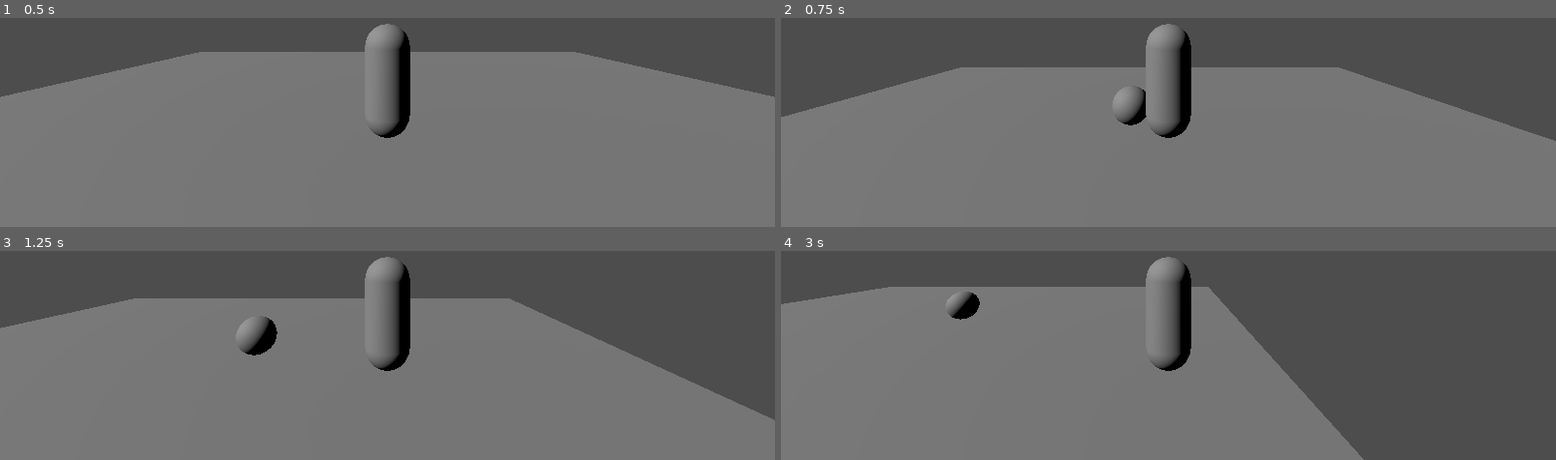
Above: before the commit, frames 1-4 (two rows, left to right).
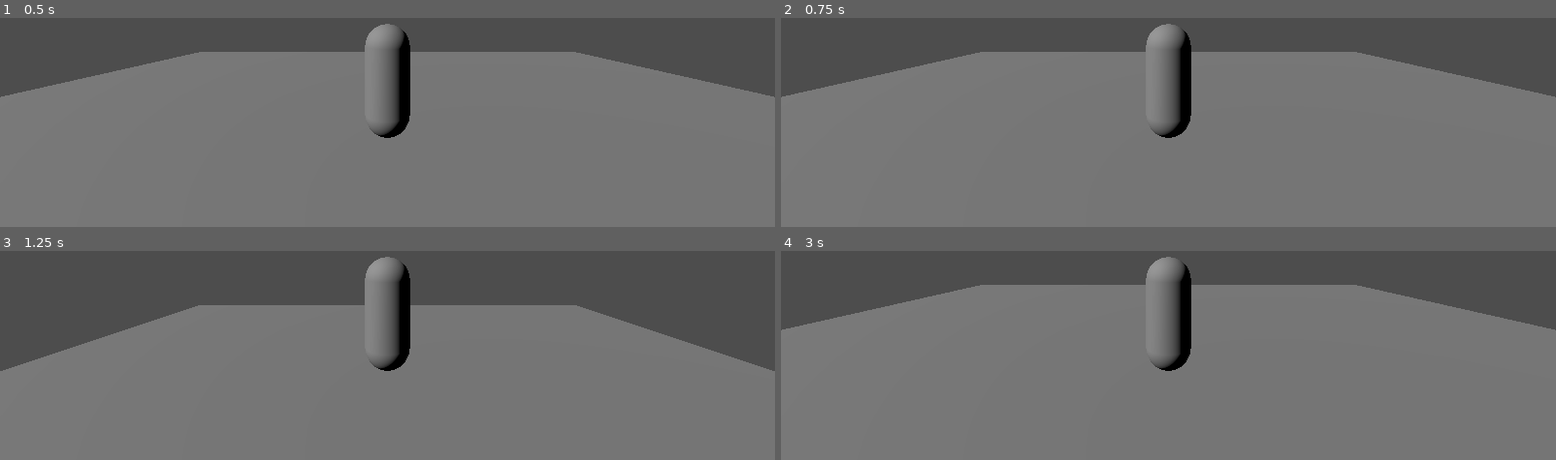
Above: after the commit, the same moments.

Repository: Smijj/3D-Hack-n-Slash
Game: Godot game, scene res://DSmyth/Scenes/Levels/main.tscn
Same seed, same stepped clock (60 frames per second), same inputs: the game is played once before the commit and once after it.
Inputs (mouse positions are in pixels of both pictures, inside the frame that each line leads up to):
- Up to frame 1 (0.5 s): no input
- Up to frame 2 (0.75 s): tap Enter (ui_accept) at 0.5, 0.6 s; move the mouse to (outside the picture) at 0.52 s; press the mouse at (outside the picture) at 0.53 s; hold Right (ui_right) from 0.53 s (still down)
- Up to frame 3 (1.25 s): keep holding Right (ui_right); tap Space (Jump, bound only after the commit) at 0.77, 1.07 s
- Up to frame 4 (3 s): move the mouse to (1013, 263) at 1.27 s; release Right (ui_right) at 1.28 s; release the mouse at (1013, 263) at 1.28 s; hold Down (ui_down) 1.28-2.03 s; click (1013, 263) at 1.35 s; tap Space (Jump, bound only after the commit) at 1.52, 1.55, 1.82, 2.1 s; move the mouse to (outside the picture) at 2.02 s; hold Right (ui_right) 2.03-2.78 s; tap Enter (ui_accept) at 2.3, 2.85 s; move the mouse to (1129, 330) at 2.77 s; hold Up (ui_up) from 2.78 s (still down)

Frame 1 is identical in both runs. In frame 2, 9.5% of the frame differs, in the area x 0-100%, y 16-59%; in frame 3, 10%; in frame 4, 29%, in the area x 0-100%, y 16-100%.

Commit message:
Setup input actions. Finsihed setting up the basic comunication between attack, damageable, and stats components to effectively use any Attack comp to damage any Damageable comp

Diff:
--- a/GD.3D Hack n Slash/DSmyth/Scenes/CharacterScenes/player.tscn
+++ b/GD.3D Hack n Slash/DSmyth/Scenes/CharacterScenes/player.tscn
@@ -16,12 +16,14 @@
 
 [sub_resource type="SphereShape3D" id="SphereShape3D_1k3km"]
 
-[sub_resource type="BoxShape3D" id="BoxShape3D_disxb"]
+[sub_resource type="CapsuleShape3D" id="CapsuleShape3D_b62kp"]
+radius = 0.4
 
-[node name="Player" type="CharacterBody3D" node_paths=PackedStringArray("Stats", "Damageables")]
+[node name="Player" type="CharacterBody3D" node_paths=PackedStringArray("StatsComp", "AttackComp", "DamageableComps")]
 script = ExtResource("1_aqmr1")
-Stats = NodePath("StatsComponent")
-Damageables = [NodePath("DamagableComponent")]
+StatsComp = NodePath("StatsComponent")
+AttackComp = NodePath("AttackComponent")
+DamageableComps = [NodePath("DamagableComponent")]
 
 [node name="WorldCollider" type="CollisionShape3D" parent="."]
 transform = Transform3D(1, 0, 0, 0, 1, 0, 0, 0, 1, 0, 1, 0)
@@ -32,19 +34,19 @@
 skeleton = NodePath("../..")
 
 [node name="StatsComponent" parent="." instance=ExtResource("2_hno1l")]
-MaxHealth = null
-WeightType = null
+MaxHealth = 100.0
+WeightType = 0
 
 [node name="AttackComponent" parent="." instance=ExtResource("4_iltov")]
 
 [node name="CollisionShape3D" type="CollisionShape3D" parent="AttackComponent"]
 shape = SubResource("SphereShape3D_1k3km")
-disabled = true
 
 [node name="DamagableComponent" parent="." instance=ExtResource("3_plmfk")]
+transform = Transform3D(1, 0, 0, 0, 1, 0, 0, 0, 1, 0, 1, 0)
 
 [node name="CollisionShape3D" type="CollisionShape3D" parent="DamagableComponent"]
-shape = SubResource("BoxShape3D_disxb")
+shape = SubResource("CapsuleShape3D_b62kp")
 
 [node name="MomentumComponent" parent="." instance=ExtResource("5_j5w4r")]
 
--- a/GD.3D Hack n Slash/DSmyth/Scenes/CharacterScenes/stats_component.tscn
+++ b/GD.3D Hack n Slash/DSmyth/Scenes/CharacterScenes/stats_component.tscn
@@ -4,5 +4,3 @@
 
 [node name="StatsComponent" type="Node"]
 script = ExtResource("1_eky5b")
-MaxHealth = null
-WeightType = null
--- a/GD.3D Hack n Slash/DSmyth/Scripts/CharacterModule/attack_component.gd
+++ b/GD.3D Hack n Slash/DSmyth/Scripts/CharacterModule/attack_component.gd
@@ -1,20 +1,38 @@
 class_name AttackComponent
-extends Node
+extends Area3D
 
 @export var Damage : float = 10
 @export var Knockback : float = 10
-@export var AttackType : Constants.AttackType = Constants.AttackType.BASIC
 
-func Attack(attackType:Constants.AttackType):
-	# Sets attackType
+var AttackType : Constants.AttackType = Constants.AttackType.BASIC
+var AttackOwner : Node
+
+var Collider : CollisionShape3D
+
+func _ready():
+	if !Collider:
+		for node in get_children():
+			if node is CollisionShape3D:
+				Collider = node
+				break
+	Collider.disabled = true;
+
+func Attack(attackOwner : Node, attackType : Constants.AttackType):
+	AttackOwner = attackOwner
+	AttackType = attackType
 	# Turns on attack hitbox briefly
+	Collider.disabled = false;
+	create_tween().tween_property(Collider, "disabled", true, 0.2)
 	# Plays Animation
-	pass
+
+	print(attackOwner.name + " attacked")
+
 
 
 func _on_area_entered(area):
-	if area is DamageableComponent:
-		# Need a check to make sure this DmgComp isnt part of the same Character - to not hurt thineself
-		var dmgComp : DamageableComponent = area
-		var newAttackData = AttackData.new(Damage, Knockback, AttackType)
-		dmgComp.RecieveAttack(newAttackData)
+	if AttackOwner == null: return
+	if !area is DamageableComponent: return
+
+	var dmgComp : DamageableComponent = area
+	var newAttackData = AttackData.new(AttackOwner, Damage, Knockback, AttackType)
+	dmgComp.RecieveAttack(newAttackData)
--- a/GD.3D Hack n Slash/DSmyth/Scripts/CharacterModule/character.gd
+++ b/GD.3D Hack n Slash/DSmyth/Scripts/CharacterModule/character.gd
@@ -1,8 +1,9 @@
 class_name Character
 extends CharacterBody3D
 
-@export var Stats : StatsComponent
-@export var Damageables : Array[DamageableComponent]
+@export var StatsComp : StatsComponent
+@export var AttackComp : AttackComponent
+@export var DamageableComps : Array[DamageableComponent]
 
 
 # Get the gravity from the project settings to be synced with RigidBody nodes.
@@ -12,25 +13,29 @@
 
 func _ready():
 
-	for comp in Damageables:
-		comp.OnDamageTaken.connect(Stats.TakeDamage)
+	for comp in DamageableComps:
+		comp.OnDamageTaken.connect(StatsComp.TakeDamage)
 		pass
 
 	pass
 
 func _physics_process(delta):
+	HandleMovement(delta)
+	move_and_slide()
+
+func HandleMovement(delta):
 	# Add the gravity.
 	if not is_on_floor():
 		velocity.y -= gravity * delta
 
 	# Handle jump.
-	if Input.is_action_just_pressed("ui_accept") and is_on_floor():
+	if Input.is_action_just_pressed("Jump") and is_on_floor():
 		velocity.y = JUMP_VELOCITY
 
 	# Get the input direction and handle the movement/deceleration.
 	# As good practice, you should replace UI actions with custom gameplay actions.
-	var input_dir = Input.get_vector("ui_left", "ui_right", "ui_up", "ui_down")
-	var direction = (transform.basis * Vector3(input_dir.x, 0, input_dir.y)).normalized()
+	var inputDir = Input.get_vector("MoveLeft", "MoveRight", "MoveForward", "MoveBack")
+	var direction = (transform.basis * Vector3(inputDir.x, 0, inputDir.y)).normalized()
 	if direction:
 		velocity.x = direction.x * SPEED
 		velocity.z = direction.z * SPEED
@@ -38,9 +43,6 @@
 		velocity.x = move_toward(velocity.x, 0, SPEED)
 		velocity.z = move_toward(velocity.z, 0, SPEED)
 
-	move_and_slide()
-
-
 func Attack():
 	pass
 
--- a/GD.3D Hack n Slash/DSmyth/Scripts/CharacterModule/player.gd
+++ b/GD.3D Hack n Slash/DSmyth/Scripts/CharacterModule/player.gd
@@ -2,5 +2,6 @@
 
 func _input(event):
 	# Gets player input
-
+	if event.is_action_pressed("Attack"):
+		if AttackComp: AttackComp.Attack(self, Constants.AttackType.BASIC)
 	pass
--- a/GD.3D Hack n Slash/DSmyth/Scripts/CharacterModule/stats_component.gd
+++ b/GD.3D Hack n Slash/DSmyth/Scripts/CharacterModule/stats_component.gd
@@ -7,6 +7,9 @@
 
 
 func TakeDamage(attackData:AttackData):
+	print("RECIVE DAMAGE> AttackOwner: "+ attackData.AttackOwner.name + ", StatsOwner: "+owner.name)
+	# Checks to make sure this StatsComp isnt part of the same Character - to not hurt thineself
+	if attackData.AttackOwner == owner: return
 
 	AttackData.DebugAttackData(attackData)
 	pass
--- a/GD.3D Hack n Slash/DSmyth/Scripts/DataModule/AttackData.gd
+++ b/GD.3D Hack n Slash/DSmyth/Scripts/DataModule/AttackData.gd
@@ -1,6 +1,7 @@
 class_name AttackData
 extends Node
 
+var AttackOwner : Node
 var Damage : float
 var Knockback : float
 var AttackType : Constants.AttackType
@@ -8,12 +9,14 @@
 var Crippled : bool = false
 
 
-# Constructor: Expects- damage:float, knockback:Float, attackType:Constants.AttackType, defenceType:Constants.DefenceType
-func _init(damage:float = 0,
+# Constructor: Expects- attackOwner:Node damage:float, knockback:Float, attackType:Constants.AttackType, defenceType:Constants.DefenceType
+func _init(
+attackOwner:Node,
+damage:float = 0,
 knockback:float = 0,
 attackType:Constants.AttackType = Constants.AttackType.BASIC,
 defenceType:Constants.DefenceType = Constants.DefenceType.SOFT):
-
+	AttackOwner = attackOwner
 	AttackType = attackType
 	Damage = damage
 	Knockback = knockback
@@ -23,8 +26,9 @@
 
 static func DebugAttackData(attackData:AttackData):
 	print("\nATTACKDATA:
+	AttackOwner: %s
 	Damage: %s
 	Knockback: %s
 	AttackType: %s
 	DefenceType: %s"
-	% [str(attackData.Damage), str(attackData.Knockback), str(attackData.AttackType), str(attackData.DefenceType)])
+	% [str(attackData.AttackOwner), str(attackData.Damage), str(attackData.Knockback), str(attackData.AttackType), str(attackData.DefenceType)])
--- a/GD.3D Hack n Slash/project.godot
+++ b/GD.3D Hack n Slash/project.godot
@@ -14,3 +14,53 @@
 run/main_scene="res://DSmyth/Scenes/Levels/main.tscn"
 config/features=PackedStringArray("4.2", "Forward Plus")
 config/icon="res://icon.svg"
+
+[input]
+
+MoveLeft={
+"deadzone": 0.5,
+"events": [Object(InputEventKey,"resource_local_to_scene":false,"resource_name":"","device":-1,"window_id":0,"alt_pressed":false,"shift_pressed":false,"ctrl_pressed":false,"meta_pressed":false,"pressed":false,"keycode":0,"physical_keycode":65,"key_label":0,"unicode":97,"echo":false,"script":null)
+]
+}
+MoveRight={
+"deadzone": 0.5,
+"events": [Object(InputEventKey,"resource_local_to_scene":false,"resource_name":"","device":-1,"window_id":0,"alt_pressed":false,"shift_pressed":false,"ctrl_pressed":false,"meta_pressed":false,"pressed":false,"keycode":0,"physical_keycode":68,"key_label":0,"unicode":100,"echo":false,"script":null)
+]
+}
+MoveForward={
+"deadzone": 0.5,
+"events": [Object(InputEventKey,"resource_local_to_scene":false,"resource_name":"","device":-1,"window_id":0,"alt_pressed":false,"shift_pressed":false,"ctrl_pressed":false,"meta_pressed":false,"pressed":false,"keycode":0,"physical_keycode":87,"key_label":0,"unicode":119,"echo":false,"script":null)
+]
+}
+MoveBack={
+"deadzone": 0.5,
+"events": [Object(InputEventKey,"resource_local_to_scene":false,"resource_name":"","device":-1,"window_id":0,"alt_pressed":false,"shift_pressed":false,"ctrl_pressed":false,"meta_pressed":false,"pressed":false,"keycode":0,"physical_keycode":83,"key_label":0,"unicode":115,"echo":false,"script":null)
+]
+}
+Jump={
+"deadzone": 0.5,
+"events": [Object(InputEventKey,"resource_local_to_scene":false,"resource_name":"","device":-1,"window_id":0,"alt_pressed":false,"shift_pressed":false,"ctrl_pressed":false,"meta_pressed":false,"pressed":false,"keycode":0,"physical_keycode":32,"key_label":0,"unicode":32,"echo":false,"script":null)
+]
+}
+Attack={
+"deadzone": 0.5,
+"events": [Object(InputEventMouseButton,"resource_local_to_scene":false,"resource_name":"","device":-1,"window_id":0,"alt_pressed":false,"shift_pressed":false,"ctrl_pressed":false,"meta_pressed":false,"button_mask":1,"position":Vector2(237, 19),"global_position":Vector2(241, 60),"factor":1.0,"button_index":1,"canceled":false,"pressed":true,"double_click":false,"script":null)
+]
+}
+Dash={
+"deadzone": 0.5,
+"events": [Object(InputEventMouseButton,"resource_local_to_scene":false,"resource_name":"","device":-1,"window_id":0,"alt_pressed":false,"shift_pressed":false,"ctrl_pressed":false,"meta_pressed":false,"button_mask":2,"position":Vector2(92, 20),"global_position":Vector2(96, 61),"factor":1.0,"button_index":2,"canceled":false,"pressed":true,"double_click":false,"script":null)
+, Object(InputEventKey,"resource_local_to_scene":false,"resource_name":"","device":-1,"window_id":0,"alt_pressed":false,"shift_pressed":false,"ctrl_pressed":false,"meta_pressed":false,"pressed":false,"keycode":0,"physical_keycode":4194325,"key_label":0,"unicode":0,"echo":false,"script":null)
+, Object(InputEventKey,"resource_local_to_scene":false,"resource_name":"","device":-1,"window_id":0,"alt_pressed":false,"shift_pressed":false,"ctrl_pressed":false,"meta_pressed":false,"pressed":false,"keycode":0,"physical_keycode":4194326,"key_label":0,"unicode":0,"echo":false,"script":null)
+]
+}
+Empower0={
+"deadzone": 0.5,
+"events": [Object(InputEventKey,"resource_local_to_scene":false,"resource_name":"","device":-1,"window_id":0,"alt_pressed":false,"shift_pressed":false,"ctrl_pressed":false,"meta_pressed":false,"pressed":false,"keycode":0,"physical_keycode":81,"key_label":0,"unicode":113,"echo":false,"script":null)
+]
+}
+Empower1={
+"deadzone": 0.5,
+"events": [Object(InputEventKey,"resource_local_to_scene":false,"resource_name":"","device":-1,"window_id":0,"alt_pressed":false,"shift_pressed":false,"ctrl_pressed":false,"meta_pressed":false,"pressed":false,"keycode":0,"physical_keycode":69,"key_label":0,"unicode":101,"echo":false,"script":null)
+]
+}
